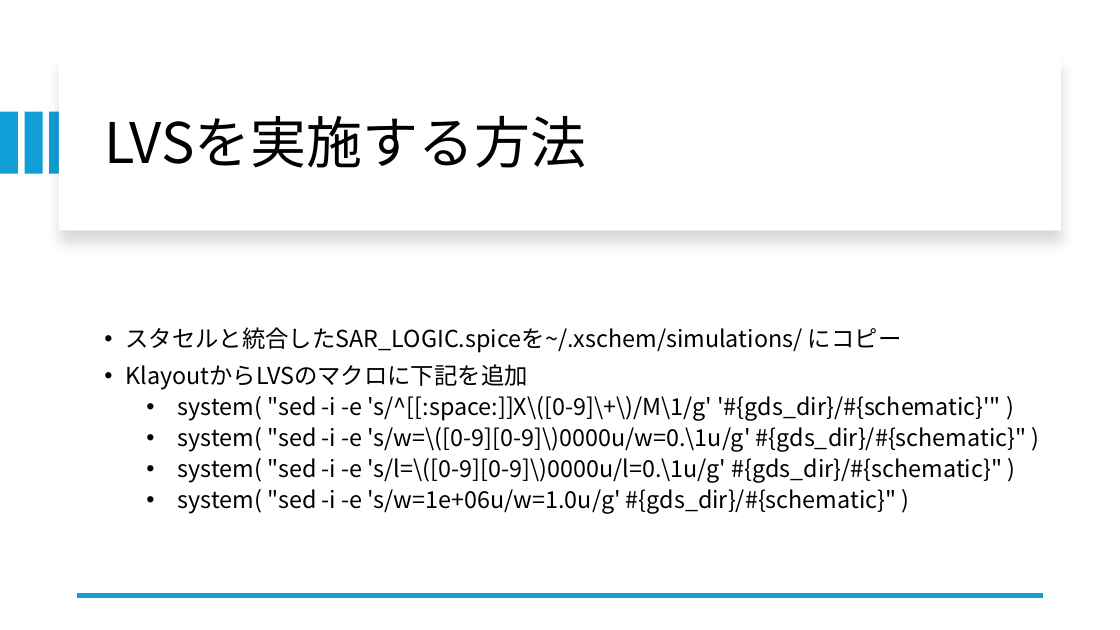
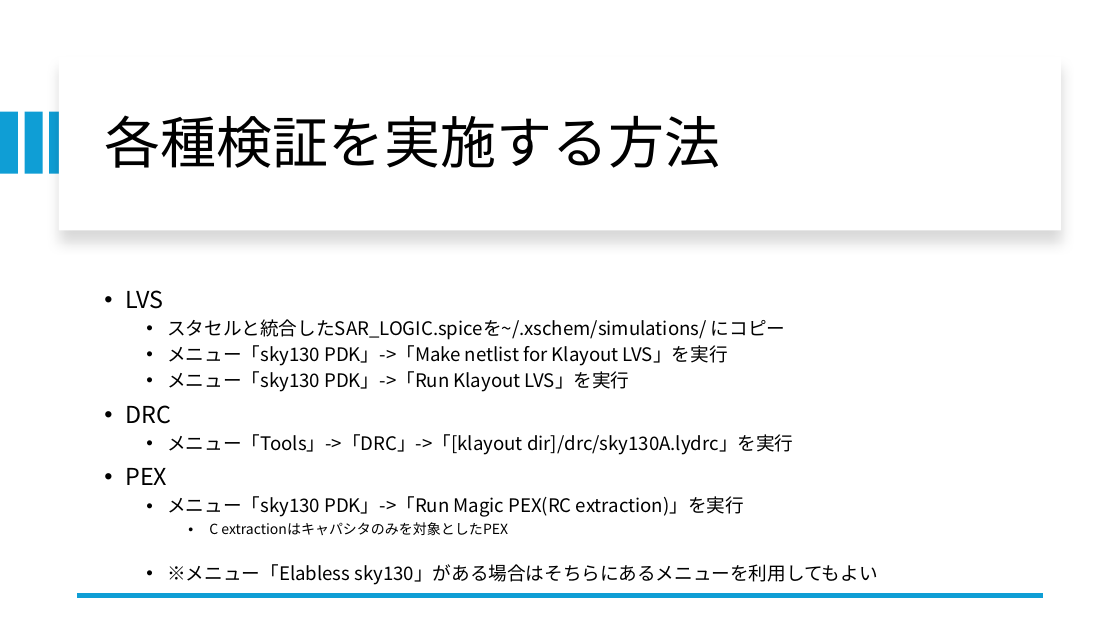
Before and after one commit to ishi-kai/openmpw-transistor-level-examples, a slide deck: slide 50 of SKY130/docs/SAR-ADC_SKY130.pptx. Drawn at 1120x630 pixels with LibreOffice and Linux fonts; fonts in the diff are those of the drawing. Boxes give left, top, right and bottom in pixels: in the first picture for what was removed or moved away, otherwise in the second. Text is boxed around its words. In the diff, an @@ line names an element or a change of style, - is before the commit and + after.

```diff
--- a/SKY130/docs/SAR-ADC_SKY130.pptx
+++ b/SKY130/docs/SAR-ADC_SKY130.pptx
@@ title at (x1=104, y1=115, x2=720, y2=168): text changed @@
-LVSを実施する方法
+各種検証を実施する方法
@@ text at (x1=125, y1=290, x2=163, y2=309): paragraph added @@
+• LVS
@@ text at (x1=167, y1=319, x2=785, y2=340): size 20 to 16 pt in "スタセルと統合したSAR_LOGIC.spiceを~/.xschem/simulations/ にコピー"; list level 1 to 2 in "スタセルと統合したSAR_LOGIC.spiceを~/.xschem/simulations/ にコピー" @@
@@ text at (x1=125, y1=345, x2=877, y2=585): text changed; size 20 to 16 pt @@
-• KlayoutからLVSのマクロに下記を追加
-  • system( "sed -i -e 's/^[[:space:]]X\([0-9]\+\)/M\1/g' '#{gds_dir}/#{schematic}'" )
-  • system( "sed -i -e 's/w=\([0-9][0-9]\)0000u/w=0.\1u/g' #{gds_dir}/#{schematic}" )
-  • system( "sed -i -e 's/l=\([0-9][0-9]\)0000u/l=0.\1u/g' #{gds_dir}/#{schematic}" )
-  • system( "sed -i -e 's/w=1e+06u/w=1.0u/g' #{gds_dir}/#{schematic}" )
+  • メニュー「sky130 PDK」->「Make netlist for Klayout LVS」を実行
+  • メニュー「sky130 PDK」->「Run Klayout LVS」を実行
+• DRC
+  • メニュー「Tools」->「DRC」->「[klayout dir]/drc/sky130A.lydrc」を実行
+• PEX
+  • メニュー「sky130 PDK」->「Run Magic PEX(RC extraction)」を実行
+    • C extractionはキャパシタのみを対象としたPEX
+  • ※メニュー「Elabless sky130」がある場合はそちらにあるメニューを利用してもよい
```
Also in this commit, not shown: 3 other slides changed, 1 other file.
